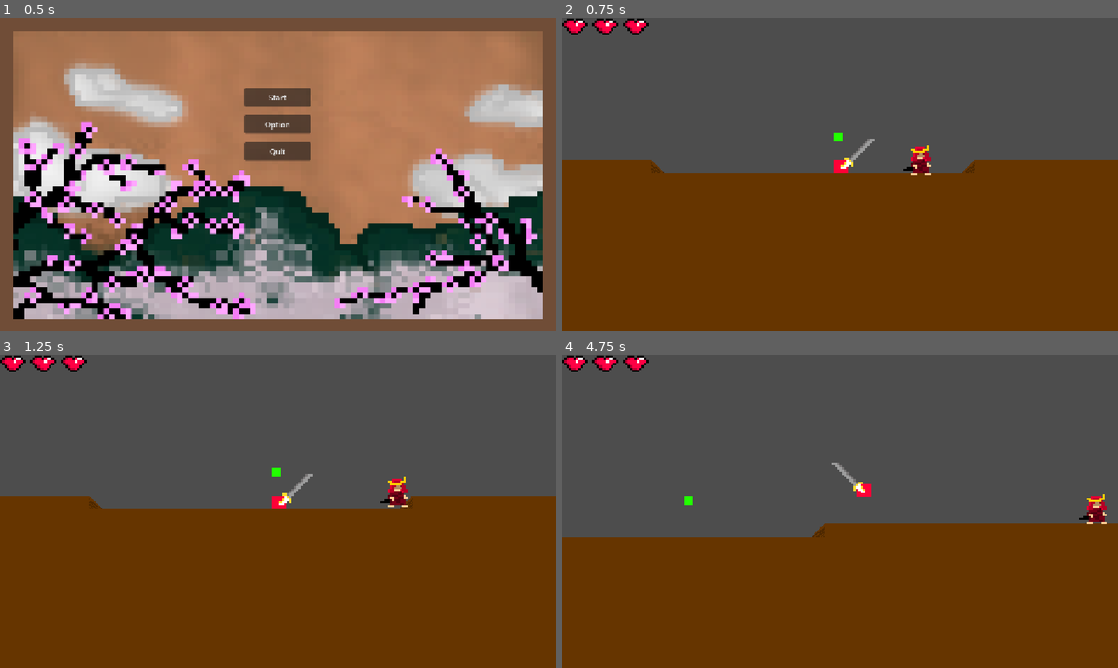
Above: before the commit, frames 1-4 (two rows, left to right).
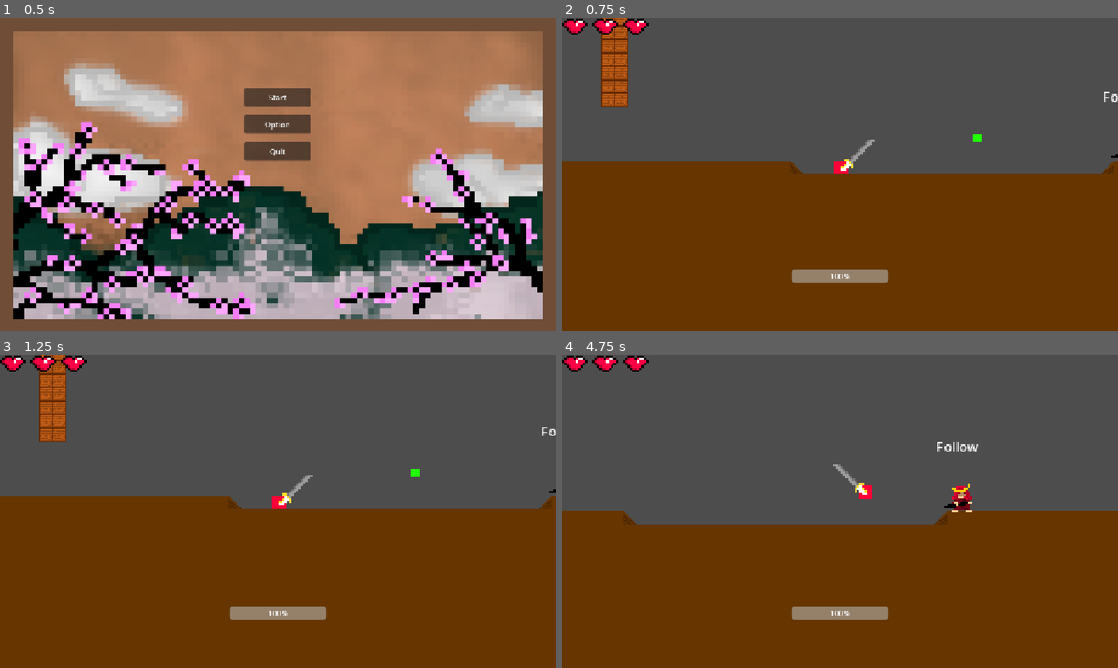
Above: after the commit, the same moments.

Repository: battlecatslover11/13EOYP-Game
Game: Godot game, scene res://MenuAssets/Title_Screen.tscn
Two runs of this game, one before a commit and one after it. Both use one fixed random seed, a clock stepped at 60 frames per second and the inputs below.
Inputs:
- Up to frame 1 (0.5 s): no input
- Up to frame 2 (0.75 s): click "Start" at 0.5 s
- Up to frame 3 (1.25 s): no input
- Up to frame 4 (4.75 s): hold Right (right) 1.28-2.78 s; tap X (attack) at 1.35, 2.1, 3.05, 3.6, 4.35 s; tap Up (jump) at 1.52, 2.27, 3.77, 4.52 s; hold Left (left) 2.78-3.53 s; tap Shift (dash) at 2.85 s; hold Right (right) from 3.53 s (still down)

Frame 1 is identical in both runs. In frame 2, 4.8% of the frame differs, in the area x 0-100%, y 0-85%; in frame 3, 4.4%; in frame 4, 5.2%, in the area x 0-100%, y 27-85%.

Commit message:
added new sprites

Diff:
--- a/EnemyAssets/Swordman_Enemy.tscn
+++ b/EnemyAssets/Swordman_Enemy.tscn
@@ -3,6 +3,10 @@
 [ext_resource type="Script" uid="uid://d0bncn4k42xwf" path="res://Scripts/swordman_enemy.gd" id="1_gfhjj"]
 [ext_resource type="Script" uid="uid://cibrqxvo8butl" path="res://Scripts/healthcontrol.gd" id="2_xm5l3"]
 [ext_resource type="Texture2D" uid="uid://dw06tdl40wtn1" path="res://EnemyAssets/Attack.png" id="3_xm5l3"]
+[ext_resource type="Texture2D" uid="uid://dul13eqay6u05" path="res://EnemyAssets/Idle.png" id="4_516mf"]
+[ext_resource type="Script" uid="uid://duppwl8j2fo1d" path="res://EnemyAssets/finite_state_machine.gd" id="5_4hpaf"]
+[ext_resource type="Script" uid="uid://dfiucjdnepdik" path="res://EnemyAssets/idle.gd" id="6_ok1mm"]
+[ext_resource type="Script" uid="uid://bwsqr1cnvjt7v" path="res://Scripts/state.gd" id="6_xfhwb"]
 
 [sub_resource type="RectangleShape2D" id="RectangleShape2D_bpxcd"]
 size = Vector2(16, 16)
@@ -34,6 +38,18 @@
 [sub_resource type="AtlasTexture" id="AtlasTexture_xh5gx"]
 atlas = ExtResource("3_xm5l3")
 region = Rect2(32, 0, 32, 32)
+
+[sub_resource type="AtlasTexture" id="AtlasTexture_sqv12"]
+atlas = ExtResource("4_516mf")
+region = Rect2(0, 0, 32, 32)
+
+[sub_resource type="AtlasTexture" id="AtlasTexture_5upj6"]
+atlas = ExtResource("4_516mf")
+region = Rect2(32, 0, 32, 32)
+
+[sub_resource type="AtlasTexture" id="AtlasTexture_ru5f2"]
+atlas = ExtResource("4_516mf")
+region = Rect2(64, 0, 32, 32)
 
 [sub_resource type="SpriteFrames" id="SpriteFrames_vpnsq"]
 animations = [{
@@ -58,6 +74,15 @@
 }, {
 "duration": 1.0,
 "texture": SubResource("AtlasTexture_xh5gx")
+}, {
+"duration": 1.0,
+"texture": SubResource("AtlasTexture_sqv12")
+}, {
+"duration": 1.0,
+"texture": SubResource("AtlasTexture_5upj6")
+}, {
+"duration": 1.0,
+"texture": SubResource("AtlasTexture_ru5f2")
 }],
 "loop": 0,
 "name": &"default",
@@ -70,7 +95,110 @@
 [sub_resource type="RectangleShape2D" id="RectangleShape2D_vpnsq"]
 size = Vector2(17, 29)
 
+[sub_resource type="Animation" id="Animation_uo2fe"]
+length = 0.001
+tracks/0/type = "value"
+tracks/0/imported = false
+tracks/0/enabled = true
+tracks/0/path = NodePath("AnimatedSprite2D:frame")
+tracks/0/interp = 1
+tracks/0/loop_wrap = true
+tracks/0/keys = {
+"times": PackedFloat32Array(0),
+"transitions": PackedFloat32Array(1),
+"update": 1,
+"values": [7]
+}
+tracks/1/type = "value"
+tracks/1/imported = false
+tracks/1/enabled = true
+tracks/1/path = NodePath("UI/death:self_modulate")
+tracks/1/interp = 1
+tracks/1/loop_wrap = true
+tracks/1/keys = {
+"times": PackedFloat32Array(0),
+"transitions": PackedFloat32Array(1),
+"update": 0,
+"values": [Color(1, 1, 1, 0)]
+}
+
+[sub_resource type="Animation" id="Animation_fh8mk"]
+resource_name = "attack1"
+length = 7.0
+step = 0.05
+tracks/0/type = "value"
+tracks/0/imported = false
+tracks/0/enabled = true
+tracks/0/path = NodePath("AnimatedSprite2D:frame")
+tracks/0/interp = 1
+tracks/0/loop_wrap = true
+tracks/0/keys = {
+"times": PackedFloat32Array(0, 1, 2, 3, 4, 5, 6),
+"transitions": PackedFloat32Array(1, 1, 1, 1, 1, 1, 1),
+"update": 1,
+"values": [0, 1, 2, 3, 4, 5, 6]
+}
+
+[sub_resource type="Animation" id="Animation_7rlix"]
+resource_name = "boss_slained"
+length = 2.0
+tracks/0/type = "value"
+tracks/0/imported = false
+tracks/0/enabled = true
+tracks/0/path = NodePath("UI/death:self_modulate")
+tracks/0/interp = 1
+tracks/0/loop_wrap = true
+tracks/0/keys = {
+"times": PackedFloat32Array(0, 0.5679057, 1.2333333, 2),
+"transitions": PackedFloat32Array(1, 1, 1, 1),
+"update": 0,
+"values": [Color(1, 1, 1, 0), Color(1, 1, 1, 1), Color(1, 1, 1, 1), Color(1, 1, 1, 0)]
+}
+tracks/1/type = "method"
+tracks/1/imported = false
+tracks/1/enabled = true
+tracks/1/path = NodePath(".")
+tracks/1/interp = 1
+tracks/1/loop_wrap = true
+tracks/1/keys = {
+"times": PackedFloat32Array(1.9666667),
+"transitions": PackedFloat32Array(1),
+"values": [{
+"args": [],
+"method": &"queue_free"
+}]
+}
+
+[sub_resource type="Animation" id="Animation_x8n46"]
+resource_name = "idle"
+length = 4.0
+step = 0.05
+tracks/0/type = "value"
+tracks/0/imported = false
+tracks/0/enabled = true
+tracks/0/path = NodePath("AnimatedSprite2D:frame")
+tracks/0/interp = 1
+tracks/0/loop_wrap = true
+tracks/0/keys = {
+"times": PackedFloat32Array(0, 1, 2, 3),
+"transitions": PackedFloat32Array(1, 1, 1, 0.5),
+"update": 1,
+"values": [7, 8, 9, 8]
+}
+
+[sub_resource type="AnimationLibrary" id="AnimationLibrary_0x0aa"]
+_data = {
+&"RESET": SubResource("Animation_uo2fe"),
+&"attack1": SubResource("Animation_fh8mk"),
+&"boss_slained": SubResource("Animation_7rlix"),
+&"idle": SubResource("Animation_x8n46")
+}
+
+[sub_resource type="CircleShape2D" id="CircleShape2D_88lfc"]
+radius = 100.0
+
 [node name="Enemy" type="CharacterBody2D" unique_id=1550805745]
+collision_layer = 2
 script = ExtResource("1_gfhjj")
 
 [node name="HealthControl" type="Node2D" parent="." unique_id=403373642]
@@ -84,6 +212,7 @@
 position = Vector2(-5, -7)
 scale = Vector2(2.359375, 2.359375)
 sprite_frames = SubResource("SpriteFrames_vpnsq")
+frame = 7
 
 [node name="RayCastRight" type="RayCast2D" parent="." unique_id=1269014527]
 target_position = Vector2(11, 0)
@@ -104,5 +233,80 @@
 position = Vector2(-0.5, -5.5)
 shape = SubResource("RectangleShape2D_vpnsq")
 
+[node name="AnimationPlayer" type="AnimationPlayer" parent="." unique_id=715952499]
+libraries/ = SubResource("AnimationLibrary_0x0aa")
+autoplay = &"idle"
+
+[node name="UI" type="CanvasLayer" parent="." unique_id=1104041641]
+
+[node name="death" type="Label" parent="UI" unique_id=1088383175]
+self_modulate = Color(1, 1, 1, 0)
+anchors_preset = 8
+anchor_left = 0.5
+anchor_top = 0.5
+anchor_right = 0.5
+anchor_bottom = 0.5
+offset_left = -39.0
+offset_top = -11.5
+offset_right = 39.0
+offset_bottom = 11.5
+grow_horizontal = 2
+grow_vertical = 2
+theme_override_font_sizes/font_size = 50
+text = "Boss Slained"
+
+[node name="ProgressBar" type="ProgressBar" parent="UI" unique_id=639119553]
+custom_minimum_size = Vector2(200, 0)
+anchors_preset = 7
+anchor_left = 0.5
+anchor_top = 1.0
+anchor_right = 0.5
+anchor_bottom = 1.0
+offset_left = -2.0
+offset_top = -127.0
+offset_right = 2.0
+offset_bottom = -100.0
+grow_horizontal = 2
+grow_vertical = 0
+max_value = 10.0
+value = 10.0
+
+[node name="debug" type="Label" parent="." unique_id=2130956502]
+anchors_preset = 8
+anchor_left = 0.5
+anchor_top = 0.5
+anchor_right = 0.5
+anchor_bottom = 0.5
+offset_left = -30.0
+offset_top = -80.0
+offset_right = 19.0
+offset_bottom = -57.0
+grow_horizontal = 2
+grow_vertical = 2
+text = "debug"
+
+[node name="PlayerDetection" type="Area2D" parent="." unique_id=2144597080]
+collision_layer = 0
+
+[node name="CollisionShape2D" type="CollisionShape2D" parent="PlayerDetection" unique_id=508067380]
+shape = SubResource("CircleShape2D_88lfc")
+
+[node name="FiniteStateMachine" type="Node2D" parent="." unique_id=1625503349]
+script = ExtResource("5_4hpaf")
+
+[node name="Idle" type="Node2D" parent="FiniteStateMachine" unique_id=630022702]
+script = ExtResource("6_ok1mm")
+
+[node name="Follow" type="Node2D" parent="FiniteStateMachine" unique_id=312267938]
+script = ExtResource("6_xfhwb")
+
+[node name="Attack" type="Node2D" parent="FiniteStateMachine" unique_id=1785852703]
+script = ExtResource("6_xfhwb")
+
+[node name="Death" type="Node2D" parent="FiniteStateMachine" unique_id=418631266]
+script = ExtResource("6_xfhwb")
+
 [connection signal="area_entered" from="hurtbox" to="." method="_on_hurtbox_area_entered"]
 [connection signal="area_exited" from="hurtbox" to="." method="_on_hurtbox_area_exited"]
+[connection signal="body_entered" from="PlayerDetection" to="." method="_on_player_detection_body_entered"]
+[connection signal="body_entered" from="PlayerDetection" to="FiniteStateMachine/Idle" method="_on_player_detection_body_entered"]
--- /dev/null
+++ b/EnemyAssets/finite_state_machine.gd
@@ -0,0 +1,16 @@
+extends Node2D
+
+var current_state: State
+var previous_state: State
+
+func _ready():
+	current_state = get_child(0) as State
+	previous_state = current_state
+	current_state.enter()
+
+func change_state(state):
+	current_state = find_child(state) as State
+	current_state.enter()
+
+	previous_state.exit()
+	previous_state = current_state
--- /dev/null
+++ b/EnemyAssets/idle.gd
@@ -0,0 +1,18 @@
+extends State
+@onready var collision = $"../../PlayerDetection/CollisionShape2D"
+@onready var progress_bar = owner.find_child("ProgressBar")
+
+
+var player_entered: bool = false:
+	set(value):
+		player_entered = value
+		collision.set_deferred("disabled", value)
+		progress_bar.set_deferred("visible", value)
+
+func _on_player_detection_body_entered(body):
+	#add a check for whether the entered object is the player or not
+	player_entered = true
+
+func transition():
+	if player_entered:
+		get_parent().change_state("Follow")
--- a/Main_Scene.tscn
+++ b/Main_Scene.tscn
@@ -50,7 +50,7 @@
 layer_0/tile_data = PackedInt32Array(65527, 0, 0, 65528, 0, 0, 65529, 0, 0, 65530, 0, 0, 65531, 0, 0, 65532, 0, 0, 6553 …(42764 unchanged characters)…
 
 [node name="Player" parent="." unique_id=965177333 instance=ExtResource("2_7fr83")]
-position = Vector2(0, 4)
+position = Vector2(-165, 2)
 
 [node name="Camera2D" type="Camera2D" parent="Player" unique_id=302421990]
 position = Vector2(0, -4)
@@ -60,7 +60,7 @@
 [node name="Enemies" type="Node2D" parent="." unique_id=933531342]
 
 [node name="Swordman1" parent="Enemies" unique_id=1016831161 instance=ExtResource("5_qtktj")]
-position = Vector2(80, -10)
+position = Vector2(177, -33)
 
 [node name="Healing_Item" parent="." unique_id=1233797065 instance=ExtResource("6_654x7")]
 position = Vector2(-2, -43)
--- a/Scripts/collectible_healing.gd
+++ b/Scripts/collectible_healing.gd
@@ -1,5 +1,5 @@
 extends Area2D
 
-func _on_body_entered(body):
+func _on_body_entered(_body):
 	print("niuckers")
 	queue_free()
--- a/Scripts/pause_menu.gd
+++ b/Scripts/pause_menu.gd
@@ -27,7 +27,7 @@
 	resume()
 	get_tree().change_scene_to_file("res://MenuAssets/Title_Screen.tscn")
 
-func _process(delta):
+func _process(_delta):
 	testEsc()
 
 func _on_restart_pressed():
--- a/Scripts/player.gd
+++ b/Scripts/player.gd
@@ -27,7 +27,7 @@
 @onready var effects = $Effect
 @onready var hurt_timer = $HurtTimer
 
-func ready():
+func _ready():
 	effects.play("RESET")
 	$AnimatedSprite2D/Sword.show_behind_parent = false
 var wallcontact_coyote: float = 0.0
@@ -114,6 +114,9 @@
 		CoyoteTimer.stop()
 		coyote_activate = true
 
+	if enemy_collisions.size() > 0 and not is_hurt:
+		hurt_by_enemy(enemy_collisions[0])
+
 	velocity.y += gravity
 	move_and_slide()
 
@@ -138,7 +141,7 @@
 	$Attack_Cooldown.start()
 	await $Attack_Cooldown.timeout
 
-func hurt_by_enemy(area):
+func hurt_by_enemy(_enemy = null):
 	current_health -= 1
 	if current_health <= 0:
 		set_physics_process(false)
@@ -147,6 +150,8 @@
 		get_tree().change_scene_to_file("res://MenuAssets/death_menu.tscn")
 		current_health = 3
 	health_changed.emit(current_health)
+	if is_hurt:
+		return
 	is_hurt = true
 
 	knockback()
--- /dev/null
+++ b/Scripts/state.gd
@@ -0,0 +1,23 @@
+extends Node2D
+class_name State
+
+@onready var debug = owner.find_child("debug")
+@onready var player = owner.get_parent().find_child("player")
+@onready var animation_player = owner.find_child("AnimationPlayer")
+
+func _ready():
+	set_physics_process(false)
+	print(player)
+
+func enter():
+	set_physics_process(true)
+
+func exit():
+	set_physics_process(false)
+
+func transition():
+	pass
+
+func _physics_process(_delta):
+	transition()
+	debug.text = name
--- a/Scripts/swordman_enemy.gd
+++ b/Scripts/swordman_enemy.gd
@@ -1,11 +1,13 @@
 extends CharacterBody2D
 
 const SPEED = 100.0
-var direction = 1.0
+var direction = 1
 var health:int = 3
 var max_health:int: set = set_max_health
 var gravity = ProjectSettings.get_setting("physics/2d/default_gravity")
 const max_gravity:float = 14.5
+@onready var sprite = $AnimatedSprite2D
+@onready var player = get_parent().find_child("player")
 @onready var Left_Ray = $RayCastLeft
 @onready var Right_Ray = $RayCastRight
 
@@ -15,6 +17,7 @@
 
 func ready():
 	max_health = 50
+	set_physics_process(false)
 	$hurtbox/CollisionShape2D.disabled = true
 	$hitbox/CollisionShape2D.disabled = true
 
@@ -24,18 +27,18 @@
 
 func _process(delta):
 	if Right_Ray.is_colliding():
+		direction = 1
+		sprite.flip_h = true
+	if Left_Ray.is_colliding():
 		direction = -1
-	if Left_Ray.is_colliding():
-		direction = 1
-
-	position.x += direction * SPEED * delta
+		sprite.flip_h = false
 
 func _on_hurtbox_area_entered(area):
 	if area == $hitbox:
 		return
 	print("hit")
 
-func _physics_process(delta: float) -> void:
+func _physics_process(delta):
 	if is_on_floor():
 		gravity = lerp(gravity, max_gravity, 12.0 * delta)
 	velocity.y += gravity
Binary file changed: EnemyAssets/Idle.png
Binary file added: EnemyAssets/Run.png
Not shown, changed: EnemyAssets/Run.png.import
Not shown, added: EnemyAssets/finite_state_machine.gd.uid
Not shown, added: EnemyAssets/idle.gd.uid
Not shown, added: Scripts/state.gd.uid
